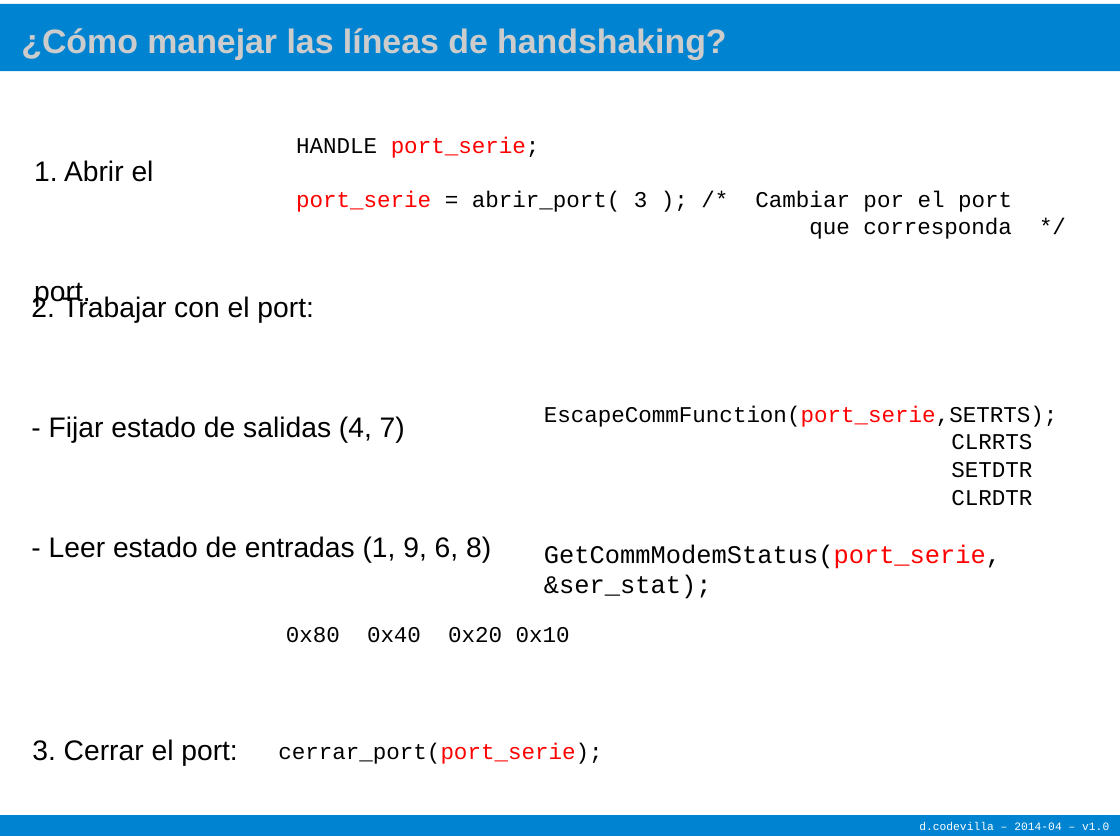
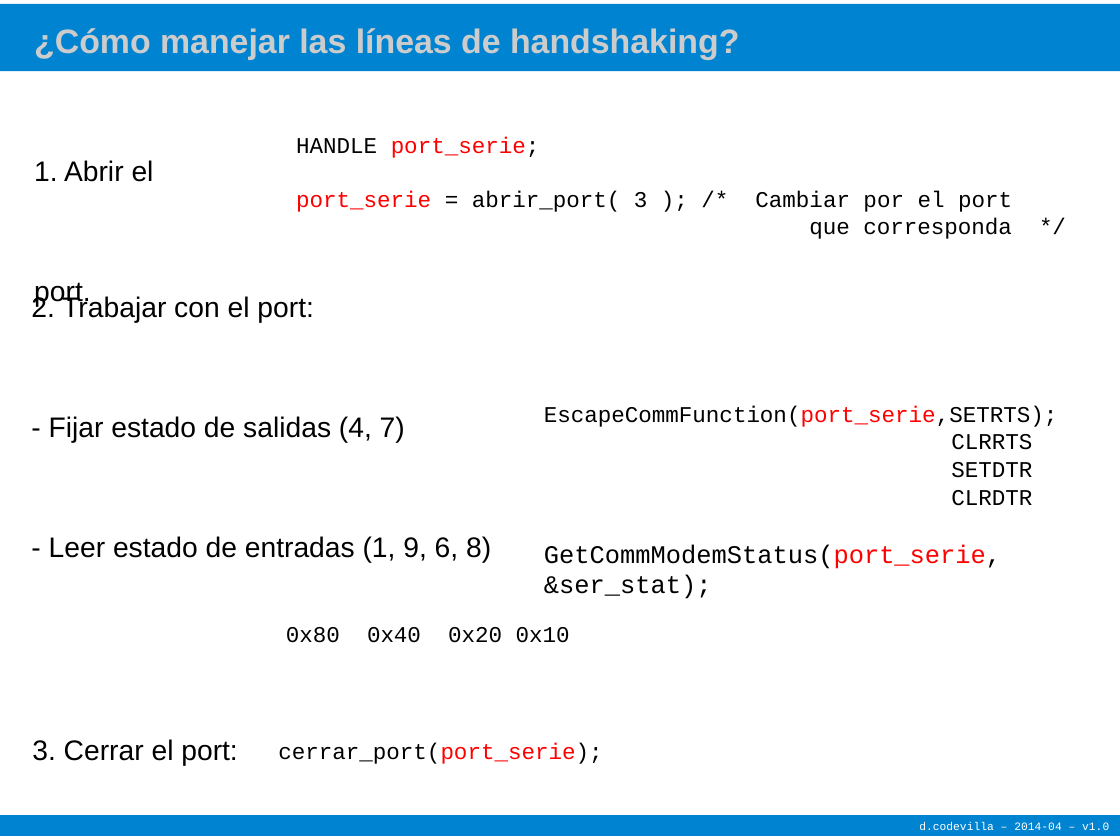
Before and after one commit to diegocode/serie, a slide deck: slide 12 of referencia/port_serie.odp (slide 5 before the commit). Drawn at 1120x840 pixels with LibreOffice and Linux fonts; fonts in the diff are those of the drawing. Boxes give left, top, right and bottom in pixels: in the first picture for what was removed or moved away, otherwise in the second. Text is boxed around its words. In the diff, an @@ line names an element or a change of style, - is before the commit and + after.

```diff
--- a/referencia/port_serie.odp
+++ b/referencia/port_serie.odp
@@ text "¿Cómo manejar las líneas de ...": place and size @@
-text "¿Cómo manejar las líneas de ..." at bbox=[21, 28, 726, 60]
+text "¿Cómo manejar las líneas de ..." at bbox=[34, 28, 739, 60]
```
Also in this commit, not shown: 4 other slides changed, 5 slides added, 27 other files.
